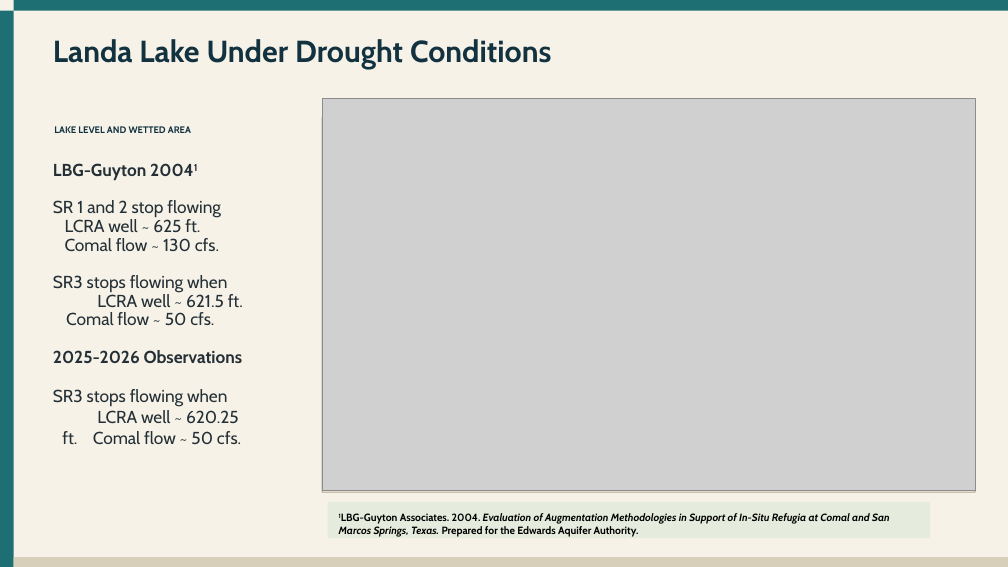
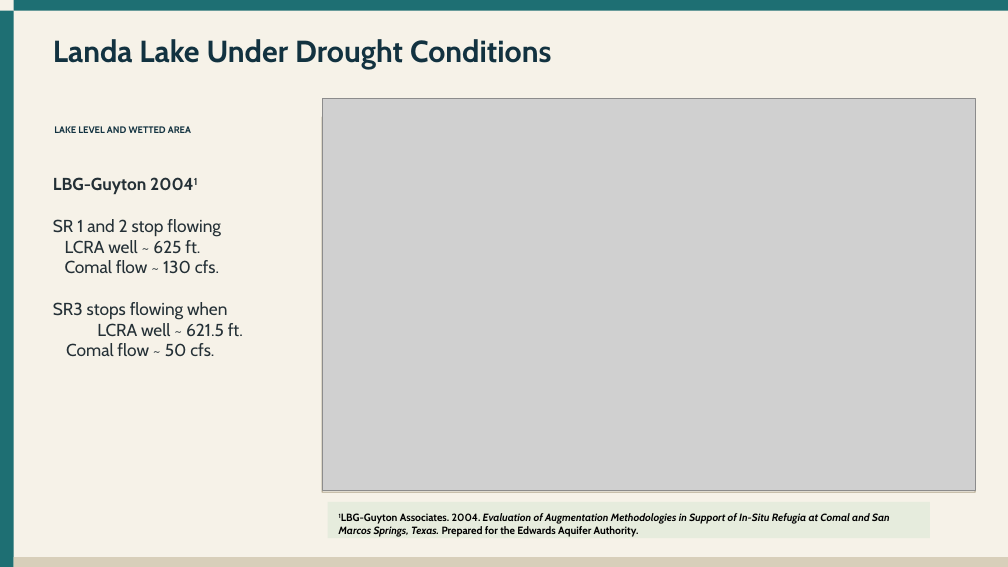
Before and after one commit to cfurl/EAHCP-Fall-2026-Sci-Comm, a slide deck: slide 5 of Comal_mgt_presentation/EAHCP_Landa_Lake.pptx. Drawn at 1008x567 pixels with LibreOffice and Linux fonts; fonts in the diff are those of the drawing; grey boxes stand for pictures. Boxes give left, top, right and bottom in pixels: in the first picture for what was removed or moved away, otherwise in the second. Text is boxed around its words. In the diff, an @@ line names an element or a change of style, - is before the commit and + after.

```diff
--- a/Comal_mgt_presentation/EAHCP_Landa_Lake.pptx
+++ b/Comal_mgt_presentation/EAHCP_Landa_Lake.pptx
@@ text "LBG-Guyton 20041" at (x1=53, y1=177, x2=243, y2=357): line spacing 0.9 to 1 @@
@@ text at (x1=53, y1=350, x2=243, y2=445): paragraphs removed @@
-2025-2026 Observations
-SR3 stops flowing when LCRA well ~ 620.25 ft. Comal flow ~ 50 cfs.
```
Also in this commit, not shown: 4 other slides changed, 6 slides added, 7 other files.
